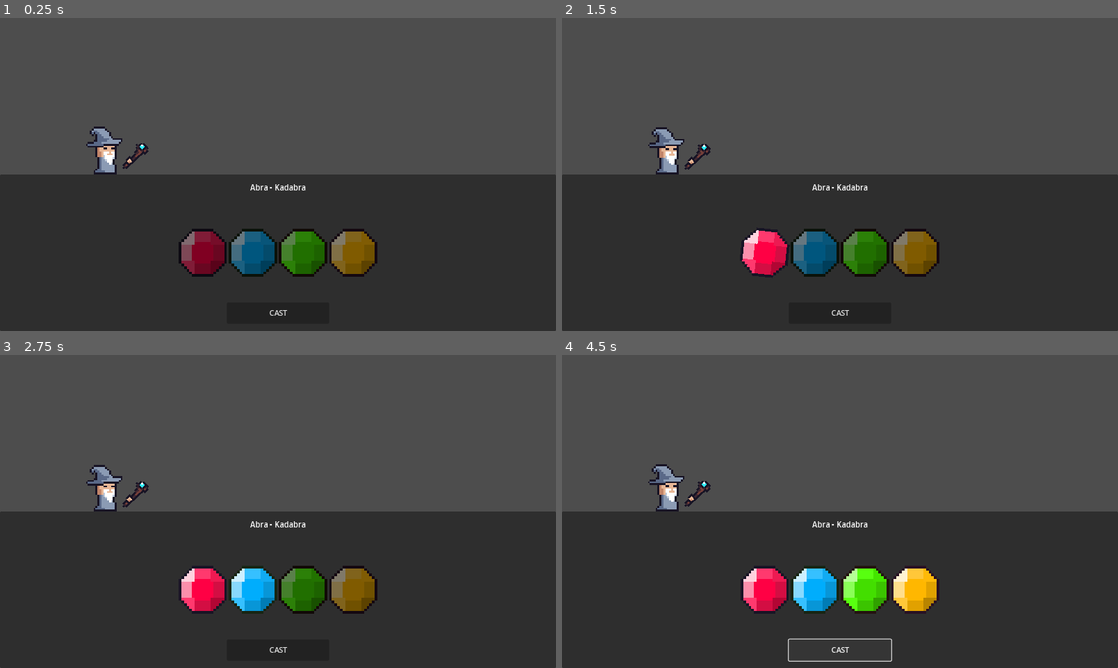
Above: before the commit, frames 1-4 (two rows, left to right).
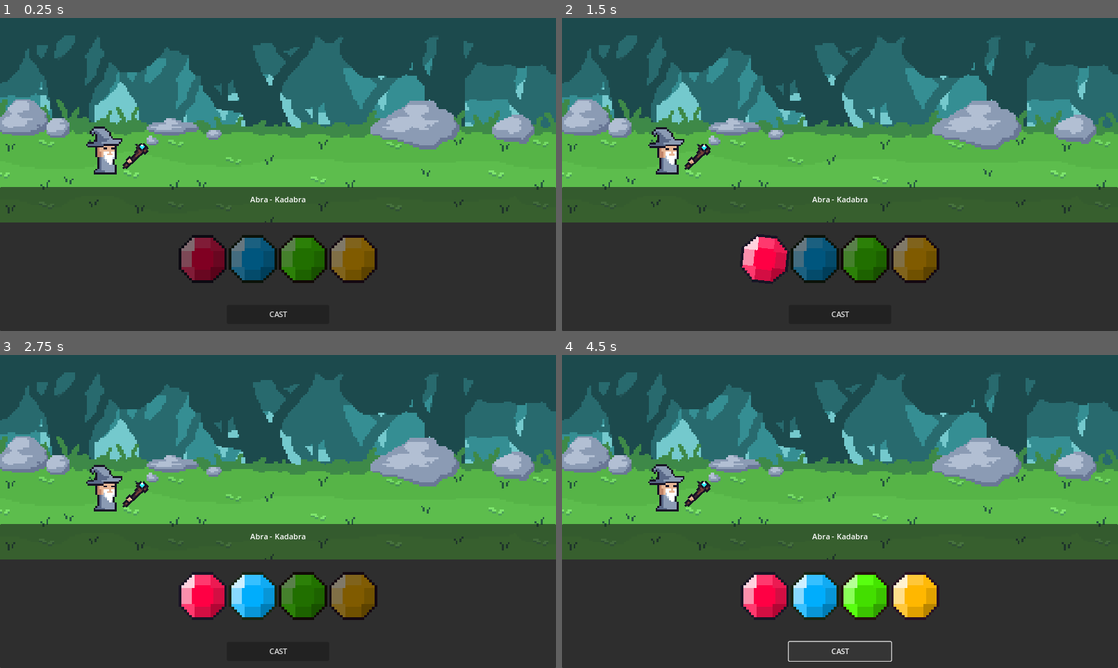
Above: after the commit, the same moments.

Repository: scorpion2000/PirateGameJam-2025
Game: Godot game, scene res://Main/spell_test.tscn
Same seed, same stepped clock (60 frames per second), same inputs: the game is played once before the commit and once after it. The project has no main scene, so this scene is started directly.
Inputs (mouse positions are in pixels of both pictures, inside the frame that each line leads up to; where the layout moved, square brackets give the same spot in the first picture):
- Up to frame 1 (0.25 s): no input
- Up to frame 2 (1.5 s): click "CAST" at 0.5 s; click (762, 259) [762, 252] at 1.25 s
- Up to frame 3 (2.75 s): click (250, 596) [250, 589] at 2 s
- Up to frame 4 (4.5 s): click (867, 596) [867, 589] at 2.75 s; click (917, 596) [917, 589] at 3.5 s; click "CAST" at 4.25 s

The runs differ from the first frame. In frame 1, 67% of the frame differs, in the area x 0-100%, y 0-96%; in frame 2, 67%; in frame 3, 67%; in frame 4, 68%, in the area x 0-100%, y 0-98%.

Commit message:
Background

Diff:
--- a/Main/spell_test.tscn
+++ b/Main/spell_test.tscn
@@ -1,6 +1,8 @@
-[gd_scene load_steps=9 format=3 uid="uid://d3jlll0lpqj83"]
+[gd_scene load_steps=11 format=3 uid="uid://d3jlll0lpqj83"]
 
 [ext_resource type="Script" path="res://Main/spell_test.gd" id="1_cwvrp"]
+[ext_resource type="Texture2D" uid="uid://o4sog6c85b7o" path="res://Environment/Backgrounds/trees.png" id="2_2kbxk"]
+[ext_resource type="Texture2D" uid="uid://bb3j6qardd47i" path="res://Environment/Backgrounds/floor.png" id="2_l3aid"]
 [ext_resource type="Script" path="res://Scripts/Spells/spell_manager.gd" id="2_mnw45"]
 [ext_resource type="PackedScene" uid="uid://bhqlk8ee611vw" path="res://UI/SpellCastingUI/gem_button.tscn" id="2_osnqv"]
 [ext_resource type="Texture2D" uid="uid://cg2ua61r8grt0" path="res://UI/SpellCastingUI/red_gem.tres" id="3_165gj"]
@@ -15,6 +17,20 @@
 [node name="Camera2D" type="Camera2D" parent="."]
 zoom = Vector2(4, 4)
 
+[node name="Background" type="Node2D" parent="."]
+
+[node name="Back" type="Sprite2D" parent="Background"]
+position = Vector2(0, -44)
+texture = ExtResource("2_2kbxk")
+region_enabled = true
+region_rect = Rect2(0, 0, 288, 78)
+
+[node name="Ground" type="Sprite2D" parent="Background"]
+position = Vector2(0, -7)
+texture = ExtResource("2_l3aid")
+region_enabled = true
+region_rect = Rect2(0, 64, 288, 64)
+
 [node name="CanvasLayer" type="CanvasLayer" parent="."]
 
 [node name="SpellPanel" type="Panel" parent="CanvasLayer"]
@@ -22,6 +38,7 @@
 anchor_top = 0.5
 anchor_right = 1.0
 anchor_bottom = 1.0
+offset_top = 26.0
 grow_horizontal = 2
 grow_vertical = 2
 script = ExtResource("2_mnw45")
Binary file added: Environment/Backgrounds/floor.png
Not shown, added: Environment/Backgrounds/floor.png.import
Binary file added: Environment/Backgrounds/trees.png
Not shown, added: Environment/Backgrounds/trees.png.import
